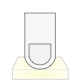
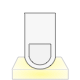
Before/after of a 80x80 layered artwork. What changed in the layer stack:
renamed "12" to "04.png", hid it, moved it above "05.png", painted on it over [13, 57, 68, 79]
renamed "Frame 7" to "09.png", hid it, painted on it over [13, 57, 68, 79]
renamed "Frame 6" to "10.png", hid it, painted on it over [13, 57, 68, 79]
renamed "Frame 5" to "11.png", hid it, painted on it over [13, 57, 68, 79]
renamed "Frame 4" to "12.png", hid it, painted on it over [13, 57, 68, 79]
renamed "Frame 3" to "13.png", painted on it over [13, 57, 68, 79]
renamed "Frame 2" to "14.png", hid it, painted on it over [13, 57, 68, 79]
